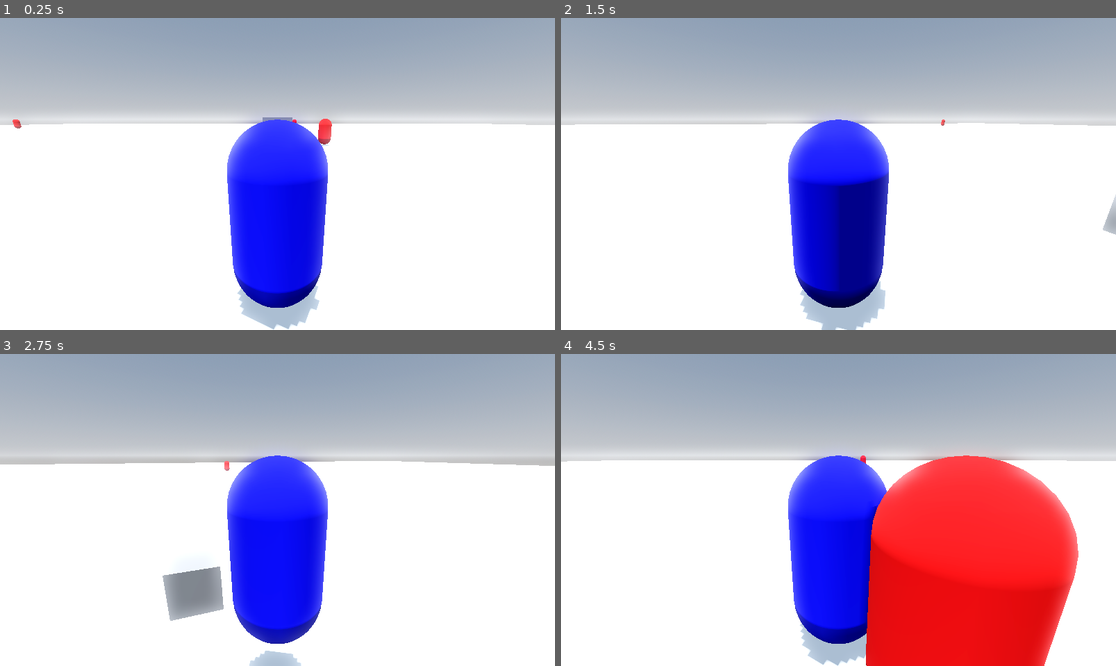
Above: before the commit, frames 1-4 (two rows, left to right).
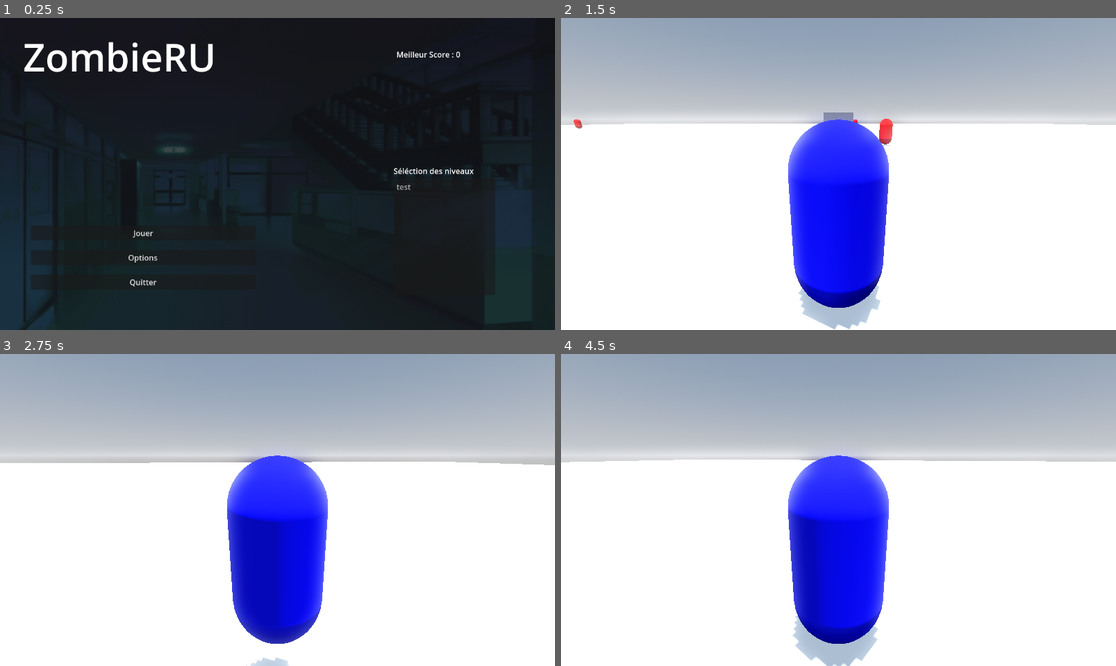
Above: after the commit, the same moments.

Repository: HM22-code/projet-MCG
Game: Godot game, scene res://menus/main_menu/main_menu.tscn
Same seed, same stepped clock (60 frames per second), same inputs: the game is played once before the commit and once after it. Before the commit the project starts from res://scenes/test.tscn.
Inputs (mouse positions are in pixels of both pictures, inside the frame that each line leads up to):
- Up to frame 1 (0.25 s): no input
- Up to frame 2 (1.5 s): click (705, 258) at 0.5 s, where only the run after the commit has a clickable "Options"; click (705, 233) at 1.25 s, where only the run after the commit has a clickable "Jouer"
- Up to frame 3 (2.75 s): tap Enter at 2 s; move the mouse to (305, 510) at 2.02 s; hold W (haut) from 2.03 s (still down); tap Space (saut) at 2.27 s
- Up to frame 4 (4.5 s): keep holding W (haut); move the mouse to (810, 510) at 2.77 s; tap Space (saut) at 3.02 s; move the mouse to (849, 503) at 3.52 s; move the mouse to (832, 516) at 4.27 s

The runs differ from the first frame. In frame 1, 100% of the frame differs, in the area x 0-100%, y 0-100%; in frame 2, 6.6%; in frame 3, 5.6%; in frame 4, 25%.

Commit message:
Ajout menu principal basique avec sélection de scènes

Diff:
--- /dev/null
+++ b/menus/main_menu/game_data.gd
@@ -0,0 +1,24 @@
+extends Node
+
+# Script pour charger et sauvegarder les données et configuration du jeu
+
+const SAVE_PATH = "user://save_game_data.cfg"
+var best_score: int = 0
+
+func _ready():
+	load_data()
+
+func save_data():
+	var config = ConfigFile.new()
+	config.set_value("scores", "best_score", best_score)
+	config.save(SAVE_PATH)
+
+func load_data():
+	var config = ConfigFile.new()
+	if config.load(SAVE_PATH) == OK:
+		best_score = config.get_value("scores", "best_score", 0)
+
+func submit_score(score: int):
+	if score > best_score:
+		best_score = score
+		save_data()
--- /dev/null
+++ b/menus/main_menu/main_menu.gd
@@ -0,0 +1,14 @@
+extends Control
+
+func _ready():
+	$Panel/BestScoreLabel.text = "Meilleur Score : " + str(GameData.best_score)
+
+func _on_start_button_pressed() -> void:
+	# TODO : Changer vers niveau 1
+	get_tree().change_scene_to_file("res://scenes/test.tscn")
+
+func _on_options_button_pressed() -> void:
+	pass # TODO : Changer vers menu options
+
+func _on_quit_button_pressed() -> void:
+	get_tree().quit()
--- /dev/null
+++ b/menus/main_menu/main_menu.tscn
@@ -0,0 +1,80 @@
+[gd_scene load_steps=6 format=3 uid="uid://b23ft8yqe4ys1"]
+
+[ext_resource type="Script" uid="uid://dwsn0gp3032qr" path="res://menus/main_menu/main_menu.gd" id="1_xbn2l"]
+[ext_resource type="Texture2D" uid="uid://dywxdh0y7ls3e" path="res://menus/main_menu/S31N.png" id="2_vu5tu"]
+[ext_resource type="PackedScene" uid="uid://dhfmtnphb7qn" path="res://menus/test/test_level.tscn" id="3_ml8bw"]
+
+[sub_resource type="CanvasTexture" id="CanvasTexture_ml8bw"]
+diffuse_texture = ExtResource("2_vu5tu")
+
+[sub_resource type="LabelSettings" id="LabelSettings_8s8hf"]
+font_size = 80
+
+[node name="MainMenu" type="Control"]
+layout_mode = 3
+anchors_preset = 15
+anchor_right = 1.0
+anchor_bottom = 1.0
+grow_horizontal = 2
+grow_vertical = 2
+script = ExtResource("1_xbn2l")
+
+[node name="TextureRect" type="TextureRect" parent="."]
+layout_mode = 0
+offset_right = 1152.0
+offset_bottom = 648.0
+texture = SubResource("CanvasTexture_ml8bw")
+
+[node name="Panel" type="Panel" parent="."]
+layout_mode = 0
+offset_right = 1152.0
+offset_bottom = 648.0
+
+[node name="TitleLabel" type="Label" parent="Panel"]
+layout_mode = 0
+offset_left = 48.0
+offset_top = 25.0
+offset_right = 722.0
+offset_bottom = 146.0
+text = "ZombieRU"
+label_settings = SubResource("LabelSettings_8s8hf")
+
+[node name="VBoxContainer" type="VBoxContainer" parent="Panel"]
+layout_mode = 0
+offset_left = 64.0
+offset_top = 358.0
+offset_right = 531.0
+offset_bottom = 637.0
+theme_override_constants/separation = 20
+alignment = 1
+
+[node name="StartButton" type="Button" parent="Panel/VBoxContainer"]
+layout_mode = 2
+text = "Jouer"
+
+[node name="OptionsButton" type="Button" parent="Panel/VBoxContainer"]
+layout_mode = 2
+text = "Options"
+
+[node name="QuitButton" type="Button" parent="Panel/VBoxContainer"]
+layout_mode = 2
+text = "Quitter"
+
+[node name="BestScoreLabel" type="Label" parent="Panel"]
+layout_mode = 0
+offset_left = 823.0
+offset_top = 64.0
+offset_right = 946.0
+offset_bottom = 87.0
+text = "Meilleur score : "
+
+[node name="TestLevel" parent="." instance=ExtResource("3_ml8bw")]
+layout_mode = 1
+offset_left = 817.0
+offset_top = 306.0
+offset_right = -86.0
+offset_bottom = -28.0
+
+[connection signal="pressed" from="Panel/VBoxContainer/StartButton" to="." method="_on_start_button_pressed"]
+[connection signal="pressed" from="Panel/VBoxContainer/OptionsButton" to="." method="_on_options_button_pressed"]
+[connection signal="pressed" from="Panel/VBoxContainer/QuitButton" to="." method="_on_quit_button_pressed"]
--- /dev/null
+++ b/menus/test/test_level.gd
@@ -0,0 +1,25 @@
+extends Control
+
+# Script pour charger les niveaux du dossier scènes dans une liste sélectable
+
+var level_paths = []
+@onready var item_list: ItemList = $VBoxContainer/LevelItemList
+
+func _ready():
+	_scan_levels("res://scenes/")
+
+## Alimente ItemList de fichiers scènes (.tscn) à partir d'un dossier
+func _scan_levels(folder: String):
+	var dir = DirAccess.open(folder)
+	if dir && item_list != null:
+		dir.list_dir_begin()
+		var file = dir.get_next()
+		while file != "":
+			if file.ends_with(".tscn"):
+				var full_path = folder + file
+				level_paths.append(full_path)
+				item_list.add_item(str(file.get_basename()),null,true)
+			file = dir.get_next()
+
+func _on_item_list_item_activated(index):
+	get_tree().change_scene_to_file(level_paths[index])
--- /dev/null
+++ b/menus/test/test_level.tscn
@@ -0,0 +1,27 @@
+[gd_scene load_steps=2 format=3 uid="uid://dhfmtnphb7qn"]
+
+[ext_resource type="Script" uid="uid://msam85ohvkmp" path="res://menus/test/test_level.gd" id="1_ek0hs"]
+
+[node name="TestLevel" type="Control"]
+layout_mode = 3
+anchors_preset = 15
+anchor_right = 1.0
+anchor_bottom = 1.0
+grow_horizontal = 2
+grow_vertical = 2
+script = ExtResource("1_ek0hs")
+
+[node name="VBoxContainer" type="VBoxContainer" parent="."]
+layout_mode = 0
+offset_right = 211.0
+offset_bottom = 270.0
+
+[node name="Label" type="Label" parent="VBoxContainer"]
+layout_mode = 2
+text = "Séléction des niveaux"
+
+[node name="LevelItemList" type="ItemList" parent="VBoxContainer"]
+layout_mode = 2
+size_flags_vertical = 3
+
+[connection signal="item_activated" from="VBoxContainer/LevelItemList" to="." method="_on_item_list_item_activated"]
--- a/project.godot
+++ b/project.godot
@@ -11,9 +11,13 @@
 [application]
 
 config/name="Projet-MCG"
-run/main_scene="uid://b8alu43mmpxms"
+run/main_scene="uid://b23ft8yqe4ys1"
 config/features=PackedStringArray("4.5", "Forward Plus")
 config/icon="res://icon.svg"
+
+[autoload]
+
+GameData="*res://menus/main_menu/game_data.gd"
 
 [input]
 
Binary file added: menus/main_menu/S31N.png
Not shown, added: menus/main_menu/S31N.png.import
Not shown, added: menus/main_menu/game_data.gd.uid
Not shown, added: menus/main_menu/main_menu.gd.uid
Not shown, added: menus/test/test_level.gd.uid
